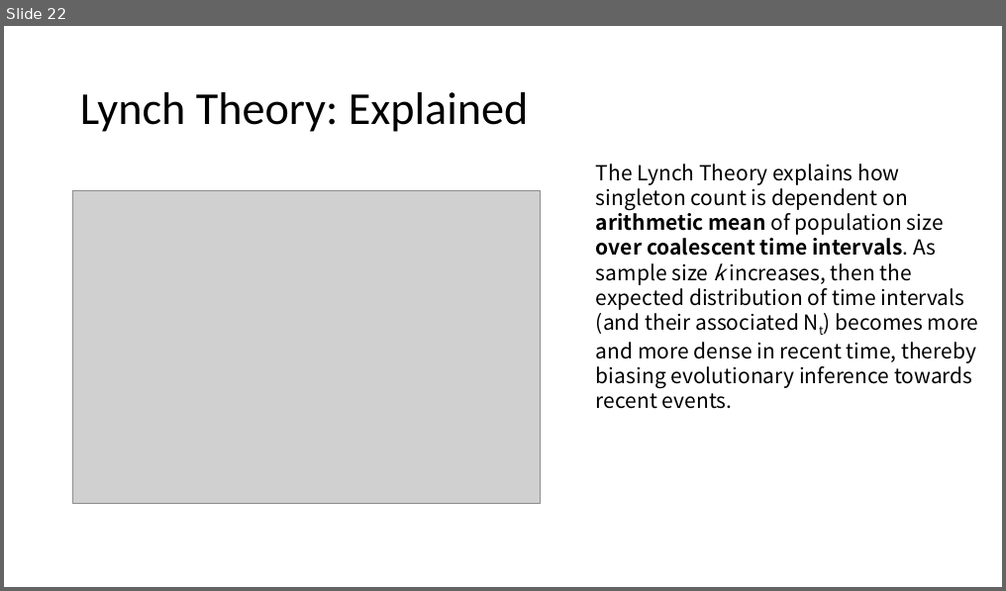
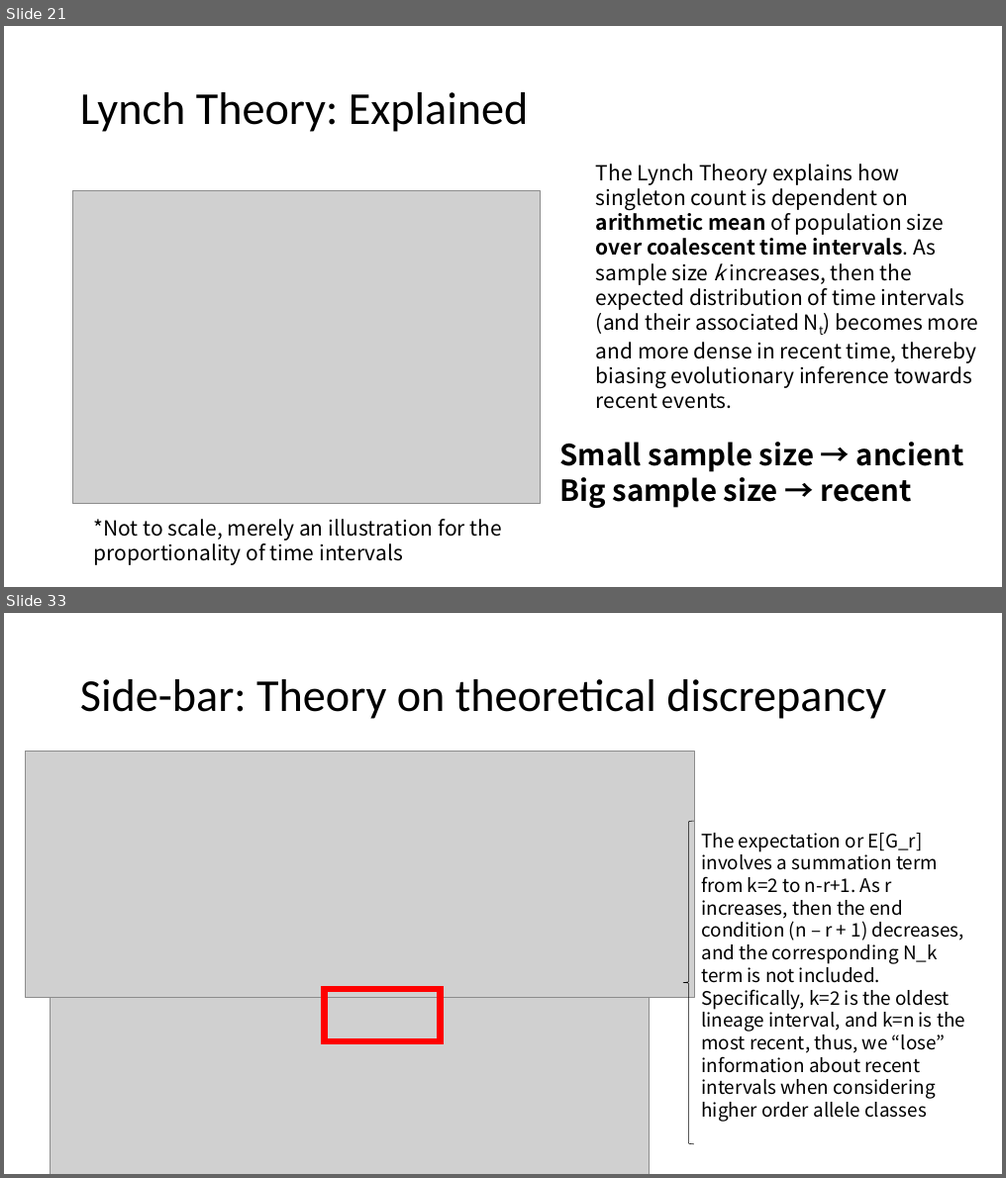
Before and after one commit to jon-mah/sample_size_demography, a slide deck: Summary/20250626_lab_meeting.pptx. Shown one above the other, each under a label of ours: slide 22 before the commit, slides 21 and 33 after it; the slides between them are not shown. The pictures are 1006x591 and 1006x1178 pixels, drawn with LibreOffice and Linux fonts; fonts in the diff are those of the drawing; grey boxes stand for pictures. Boxes give left, top, right and bottom in pixels: in the first picture for what was removed or moved away, otherwise in the second. Text is boxed around its words. In the diff, an @@ line names an element or a change of style, - is before the commit and + after.

```diff
--- a/Summary/20250626_lab_meeting.pptx
+++ b/Summary/20250626_lab_meeting.pptx
@@ slide 33 added at bbox=[4, 613, 1002, 1174], background #FFFFFF @@
@@ title added at bbox=[80, 679, 886, 719], 44 pt, text #000000 @@
+Side-bar: Theory on theoretical discrepancy
@@ picture added at bbox=[26, 752, 694, 998] @@
@@ left brace added at bbox=[683, 821, 694, 1145], outline #000000 0.5 pt @@
@@ text added at bbox=[701, 833, 965, 1122], 18 pt, text #000000 @@
+The expectation or E[G_r] involves a summation term from k=2 to n-r+1. As r increases, then the end condition (n – r + 1) decreases, and the corresponding N_k term is not included. Specifically, k=2 is the oldest lineage interval, and k=n is the most recent, thus, we “lose” information about recent intervals when considering higher order allele classes
@@ picture added at bbox=[50, 998, 649, 1174] @@
@@ rectangle added at bbox=[325, 989, 441, 1042], outline #FF0000 6 pt @@
@@ what was slide 22 is now slide 21 @@
@@ slide 21 changed as well @@
@@ text added at bbox=[560, 442, 964, 508], 28 pt, text #000000, bold @@
+Small sample size → ancient
+Big sample size → recent
@@ text added at bbox=[93, 519, 502, 566], 20 pt, text #000000 @@
+*Not to scale, merely an illustration for the proportionality of time intervals
```
Also in this commit, not shown: 4 other slides changed, 35 other slides added, 2 slides removed, 5 other files.
